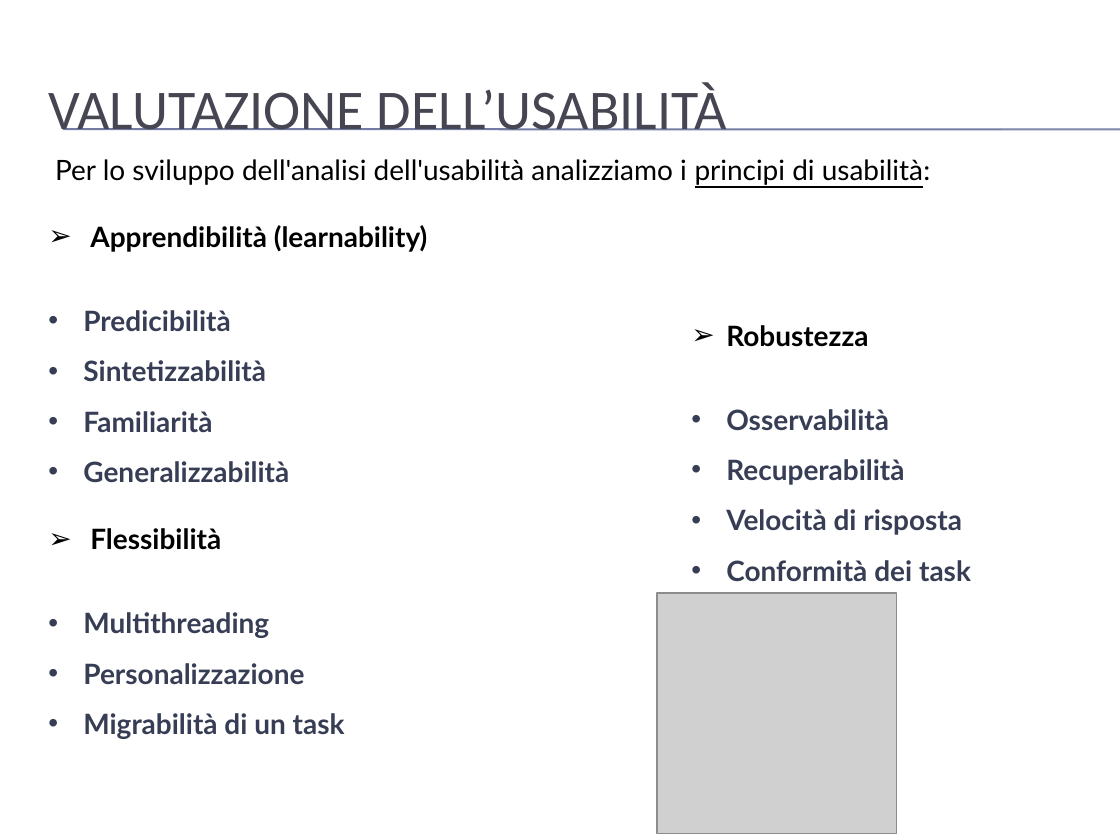
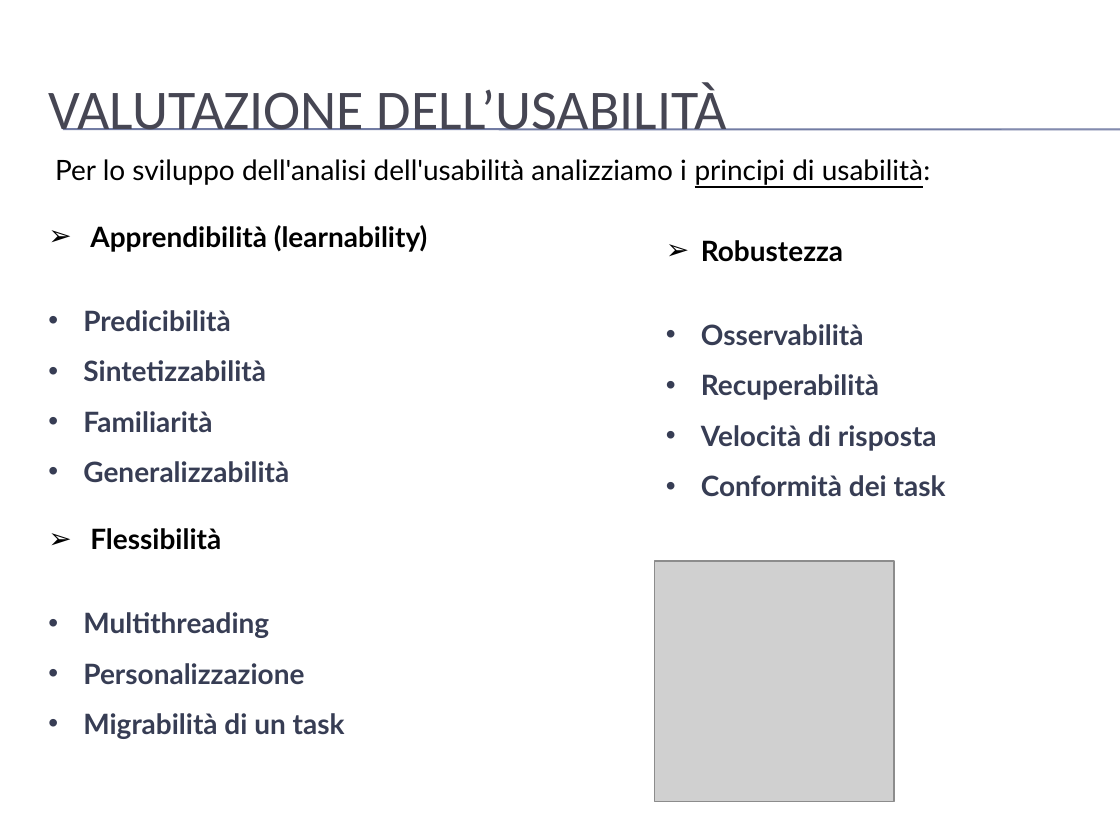
Before and after one commit to mario-santoro/Bullyingless, a slide deck: slide 15 of Assignment n.4/presentazione.pptx. Drawn at 1120x840 pixels with LibreOffice and Linux fonts; fonts in the diff are those of the drawing; grey boxes stand for pictures; background and template pictures are left out. Boxes give left, top, right and bottom in pixels: in the first picture for what was removed or moved away, otherwise in the second. Text is boxed around its words. In the diff, an @@ line names an element or a change of style, - is before the commit and + after.

```diff
--- a/Assignment n.4/presentazione.pptx
+++ b/Assignment n.4/presentazione.pptx
@@ text "Robustezza": place and size @@
-text "Robustezza" at <box>726,325,971,581</box>
+text "Robustezza" at <box>701,240,946,496</box>
@@ picture: place and size @@
-picture at <box>657,592,897,833</box>
+picture at <box>655,561,895,802</box>
```
Also in this commit, not shown: 3 other slides changed, 3 slides added, 3 slides removed, 6 other files.
